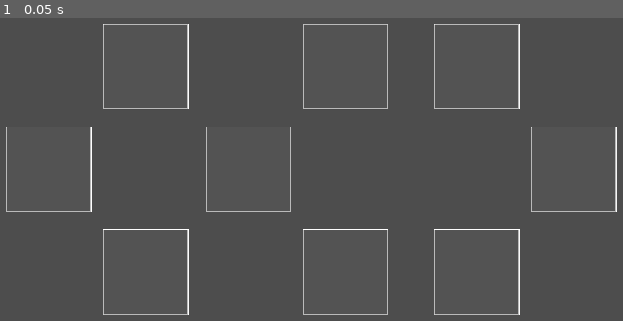
Above: before the commit, frame 1.
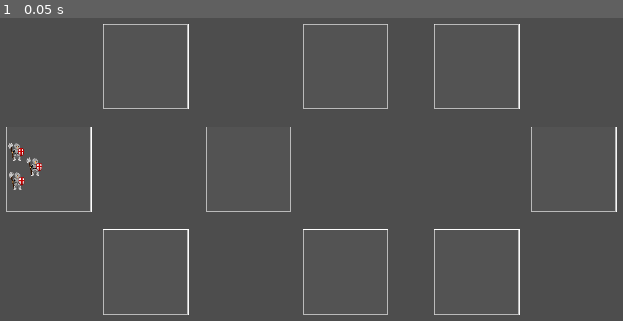
Above: after the commit, the same moment.

Repository: Gamnraa/GMTK-2023-Dungeon-Master
Game: Godot game, scene res://dungeon.tscn
Two runs of this game, one before a commit and one after it. Both use one fixed random seed, a clock stepped at 60 frames per second and the inputs below. The engine's default icon, where the game draws it, is replaced by a stand-in: a white triangle on a blue panel in a dark square.
Inputs:
- Up to frame 1 (0.05 s): no input

The runs differ from the first frame. In frame 1, 0.2% of the frame differs, in the area x 1-7%, y 41-57%.

Commit message:
Adjustments

Diff:
--- a/dungeon.tscn
+++ b/dungeon.tscn
@@ -1,6 +1,8 @@
-[gd_scene load_steps=2 format=3 uid="uid://eymj55j4st1x"]
+[gd_scene load_steps=4 format=3 uid="uid://eymj55j4st1x"]
 
 [ext_resource type="PackedScene" uid="uid://dld3l004t72k" path="res://room.tscn" id="1_sqd64"]
+[ext_resource type="PackedScene" uid="uid://b15ehv2gu1d4n" path="res://party.tscn" id="2_xa2to"]
+[ext_resource type="PackedScene" uid="uid://cmueeposqq4hp" path="res://entities/player.tscn" id="3_e0vf8"]
 
 [node name="dungeon" type="Node2D"]
 position = Vector2(46, 32)
@@ -31,3 +33,9 @@
 
 [node name="room9" parent="." instance=ExtResource("1_sqd64")]
 position = Vector2(925, 200)
+
+[node name="party" parent="." instance=ExtResource("2_xa2to")]
+position = Vector2(-346, 33)
+
+[node name="Player" parent="." instance=ExtResource("3_e0vf8")]
+position = Vector2(1110, 273)
--- a/party.gd
+++ b/party.gd
@@ -3,6 +3,7 @@
 var alive_members
 var moves_left = 0
 var in_combat
+var room
 
 signal action_move(destination)
 
@@ -20,6 +21,7 @@
 	start()
 
 func start():
+	room = 0
 	alive_members = []
 	#This is fine so long the only children of this node are our chars
 	for child in get_children():
--- a/party.tscn
+++ b/party.tscn
@@ -9,14 +9,15 @@
 script = ExtResource("1_yb3o6")
 
 [node name="man_at_arms" parent="." instance=ExtResource("2_lbyk8")]
-position = Vector2(454, 172)
+position = Vector2(370, 211)
 scale = Vector2(1, 1)
 
 [node name="paladin" parent="." instance=ExtResource("3_ome3f")]
-position = Vector2(650, 330)
+position = Vector2(371, 262)
+scale = Vector2(1, 1)
 
 [node name="cleric" parent="." instance=ExtResource("4_xa0tq")]
-position = Vector2(252, 336)
+position = Vector2(402, 237)
 
 [connection signal="dead" from="man_at_arms" to="." method="_on_man_at_arms_dead"]
 [connection signal="dead" from="paladin" to="." method="_on_paladin_dead"]
